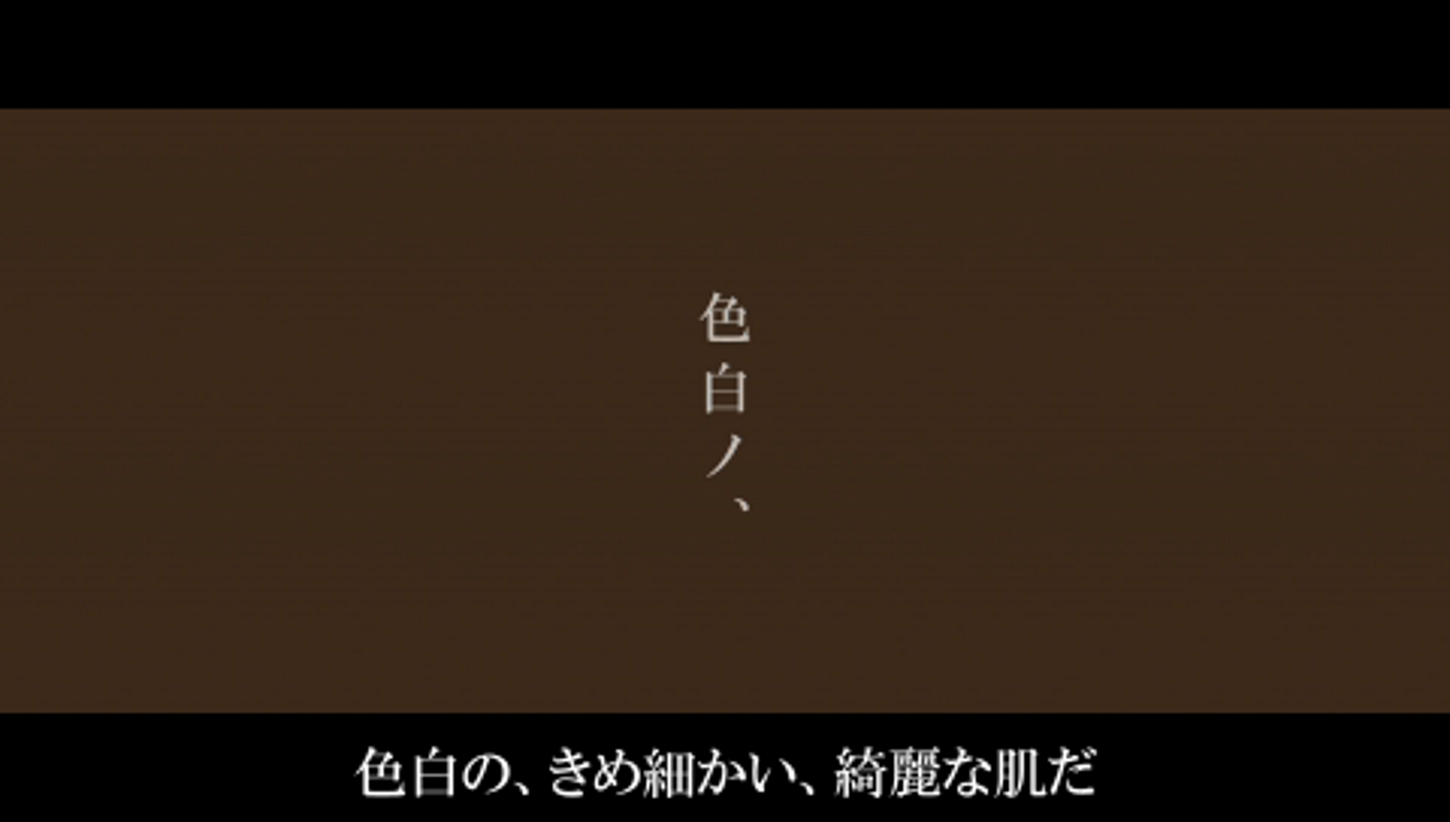
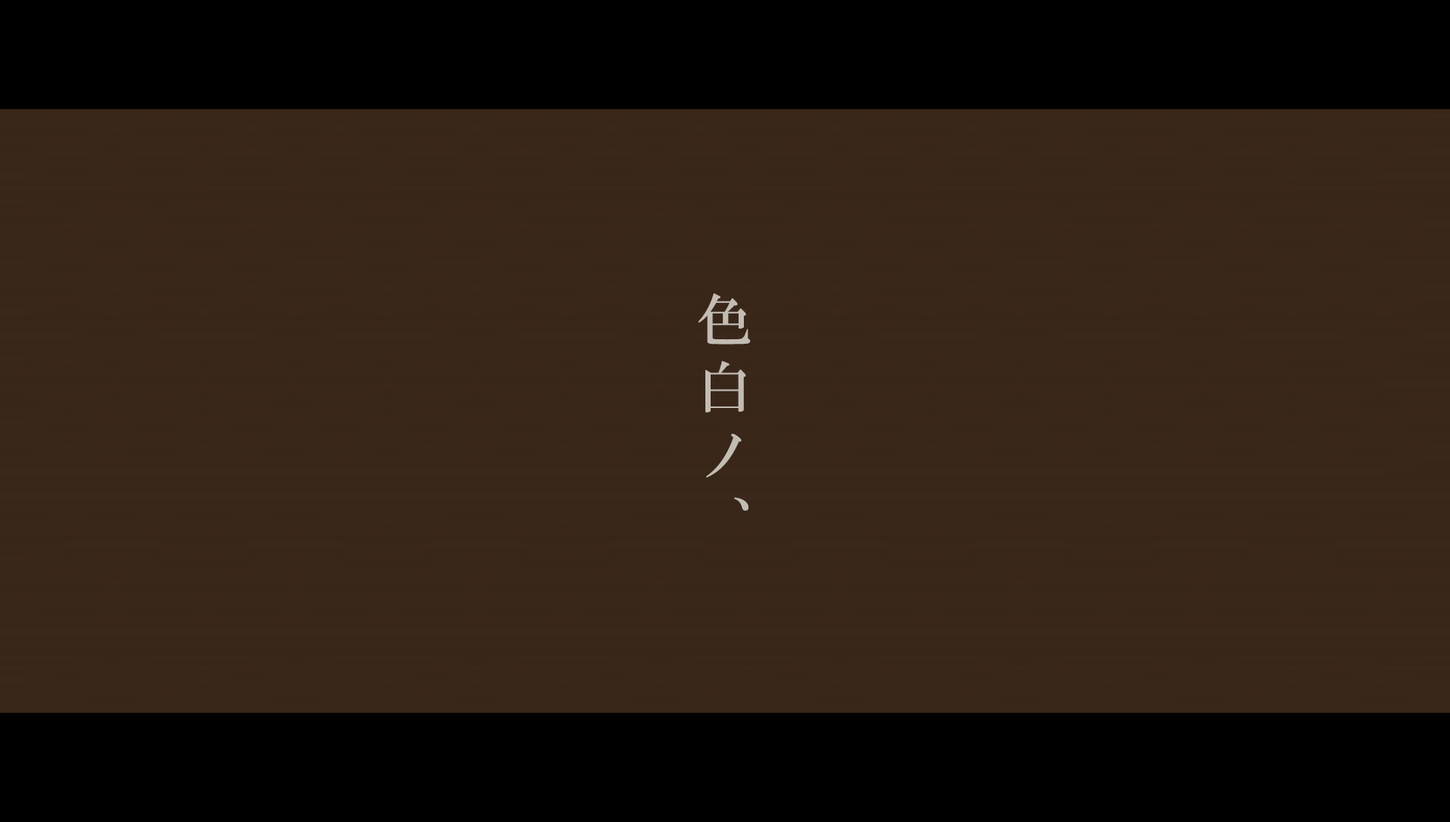
Comparing the layer stacks of the two (1450, 822) images. Changes:
added layer "色白ノ、" above "Layer 2" over bbox(697, 293, 751, 511)
showed "Layer 2" over bbox(0, 107, 1450, 799)
